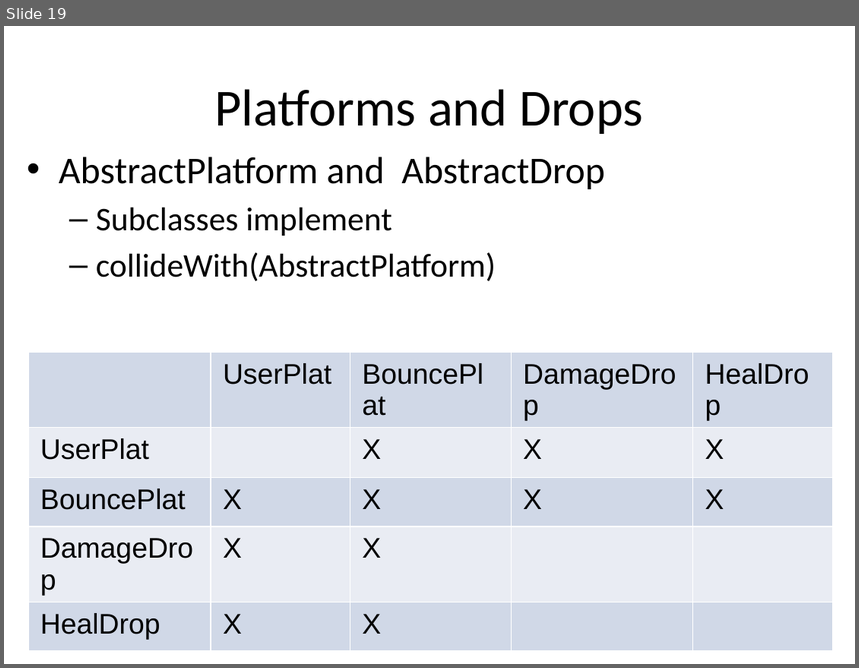
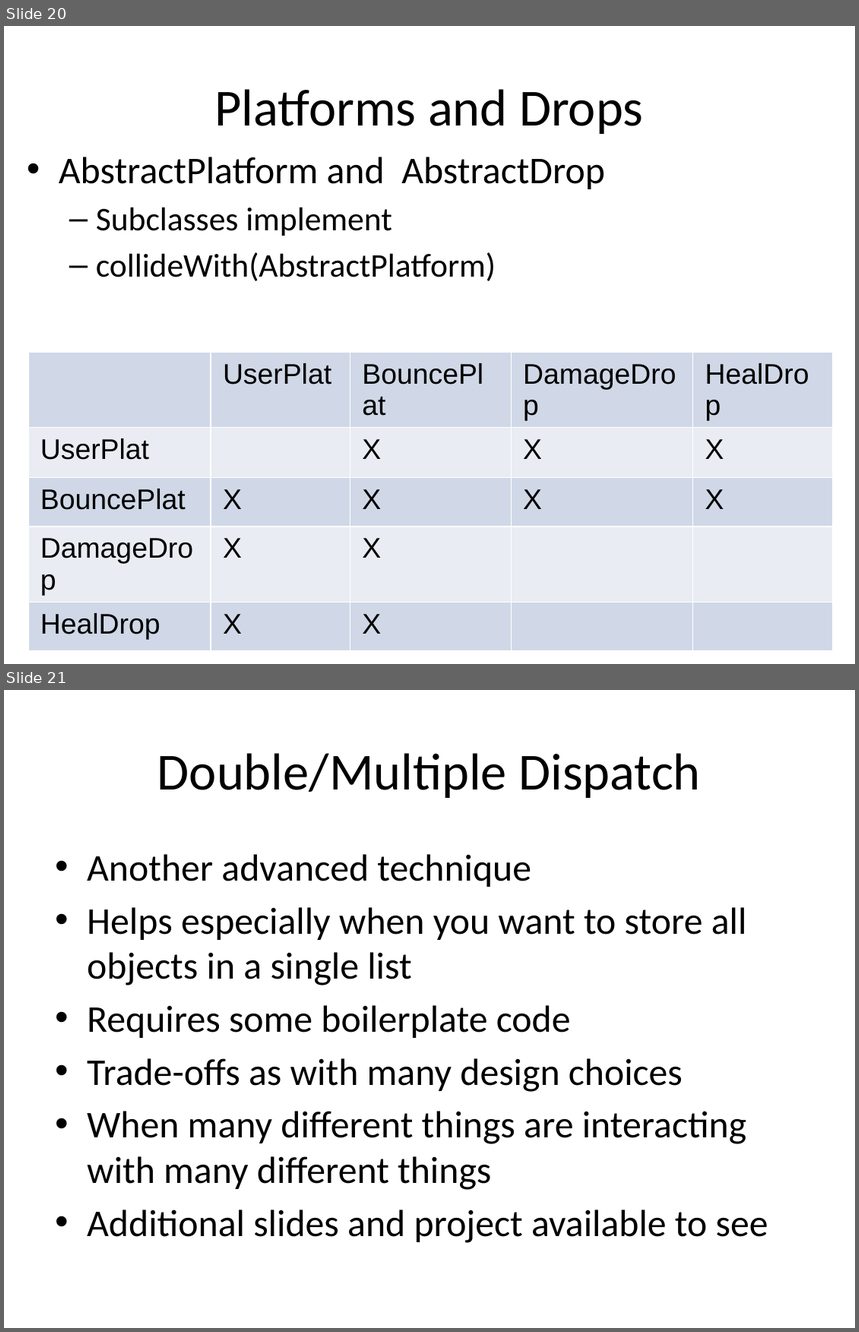
Before and after one commit to RHIT-CSSE/csse220, a slide deck: ClassMaterials/ProjectWorkday1/Slides/DesignInheritance.pptx. Shown one above the other, each under a label of ours: slide 19 before the commit, slides 20 and 21 after it. The pictures are 859x668 and 859x1332 pixels, drawn with LibreOffice and Linux fonts; fonts in the diff are those of the drawing. Boxes give left, top, right and bottom in pixels: in the first picture for what was removed or moved away, otherwise in the second. Text is boxed around its words. In the diff, an @@ line names an element or a change of style, - is before the commit and + after.

Commit message:
updating files for multiple dispatch

```diff
--- a/ClassMaterials/ProjectWorkday1/Slides/DesignInheritance.pptx
+++ b/ClassMaterials/ProjectWorkday1/Slides/DesignInheritance.pptx
@@ slide 21 added at <box>4,690,855,1328</box>, background #FFFFFF @@
@@ title added at <box>158,753,701,798</box>, 44 pt, text #000000 @@
+Double/Multiple Dispatch
@@ text added at <box>87,854,769,1243</box>, 32 pt, text #000000 @@
+• Another advanced technique
+• Helps especially when you want to store all objects in a single list
+• Requires some boilerplate code
+• Trade-offs as with many design choices
+• When many different things are interacting with many different things
+• Additional slides and project available to see
@@ what was slide 19 is now slide 20 @@
```
Also in this commit, not shown: 4 slides changed, 1 other slide added, 16 other files.
